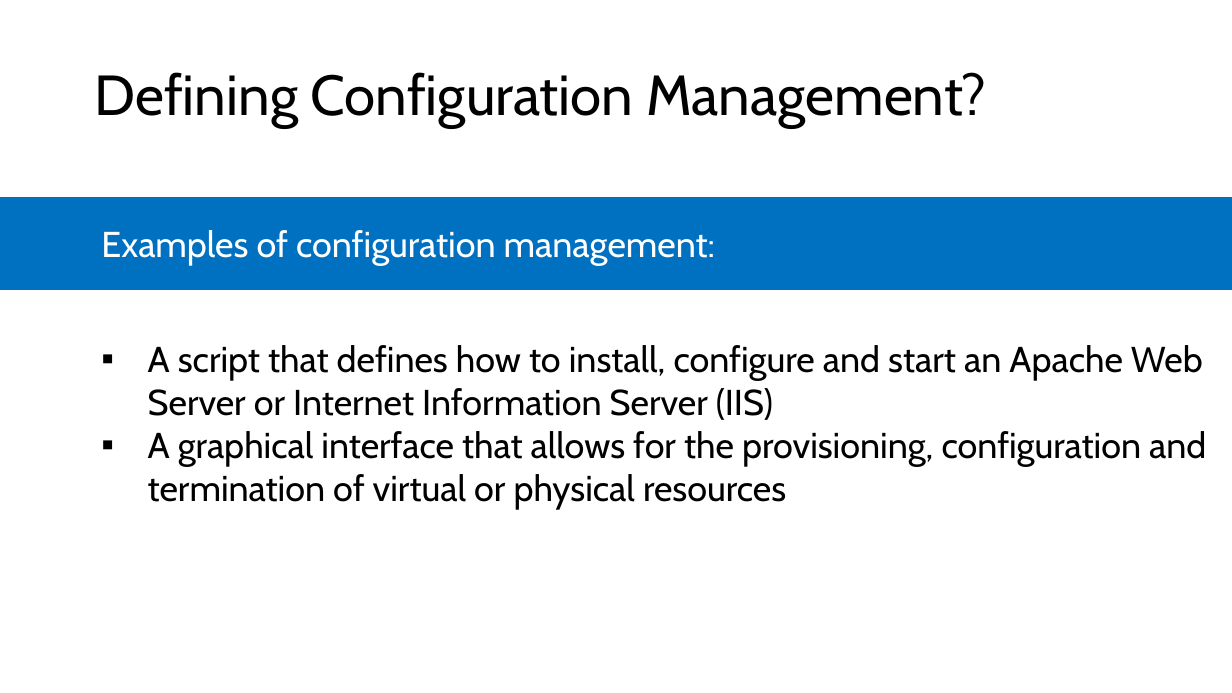
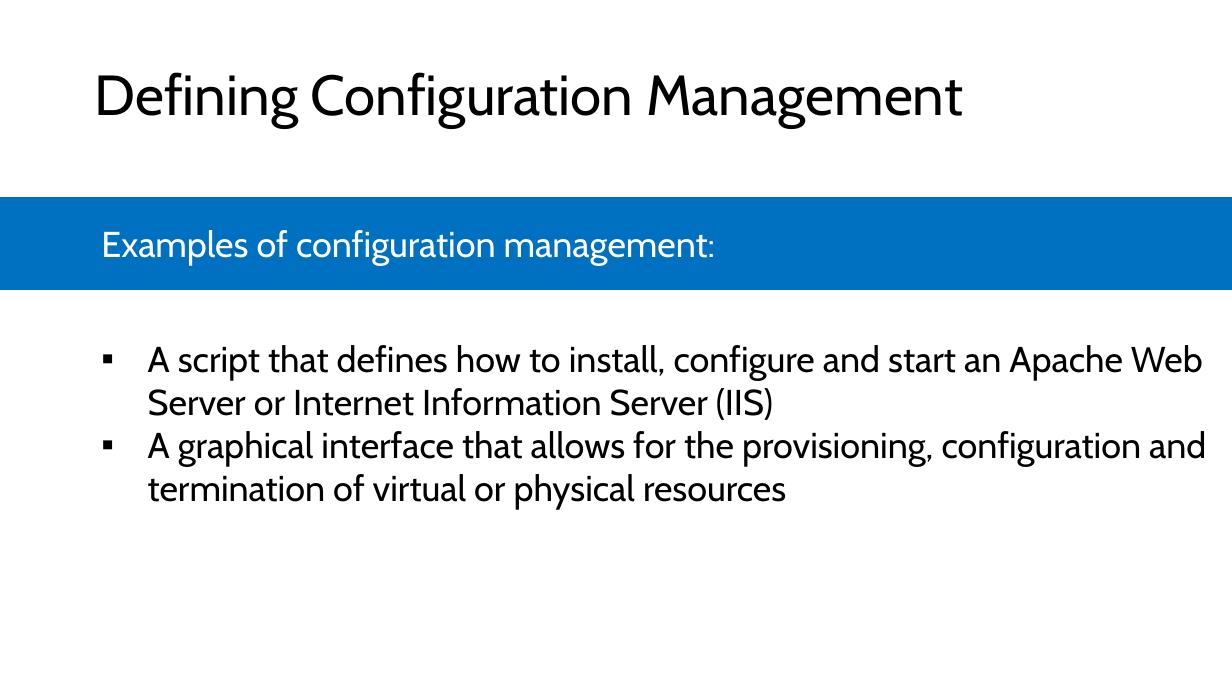
Before and after one commit to microsoft/AcademicContent, a slide deck: slide 6 of Complimentary Course Content/Module7/Lessons/Module7_Lesson2 Configuration Management.pptx. Drawn at 1232x693 pixels with LibreOffice and Linux fonts; fonts in the diff are those of the drawing. Boxes give left, top, right and bottom in pixels: in the first picture for what was removed or moved away, otherwise in the second. Text is boxed around its words. In the diff, an @@ line names an element or a change of style, - is before the commit and + after.

```diff
--- a/Complimentary Course Content/Module7/Lessons/Module7_Lesson2 Configuration Management.pptx
+++ b/Complimentary Course Content/Module7/Lessons/Module7_Lesson2 Configuration Management.pptx
@@ text at (95,72,963,128): text changed @@
-Defining Configuration Management?
+Defining Configuration Management
```
Also in this commit, not shown: 1 other slide changed.
